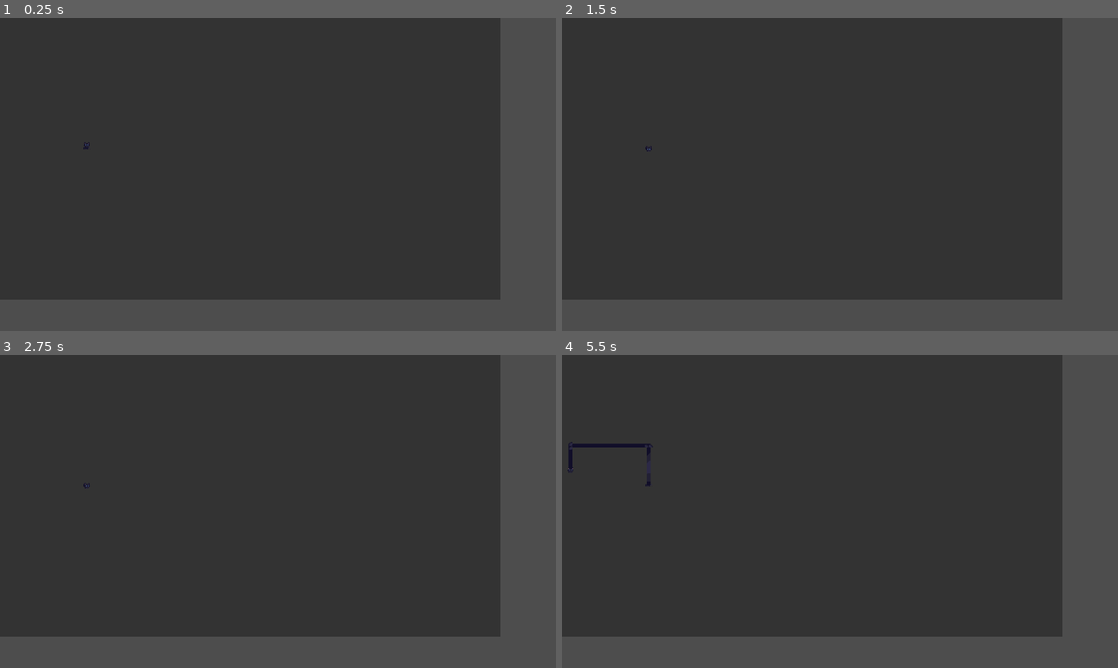
Above: before the commit, frames 1-4 (two rows, left to right).
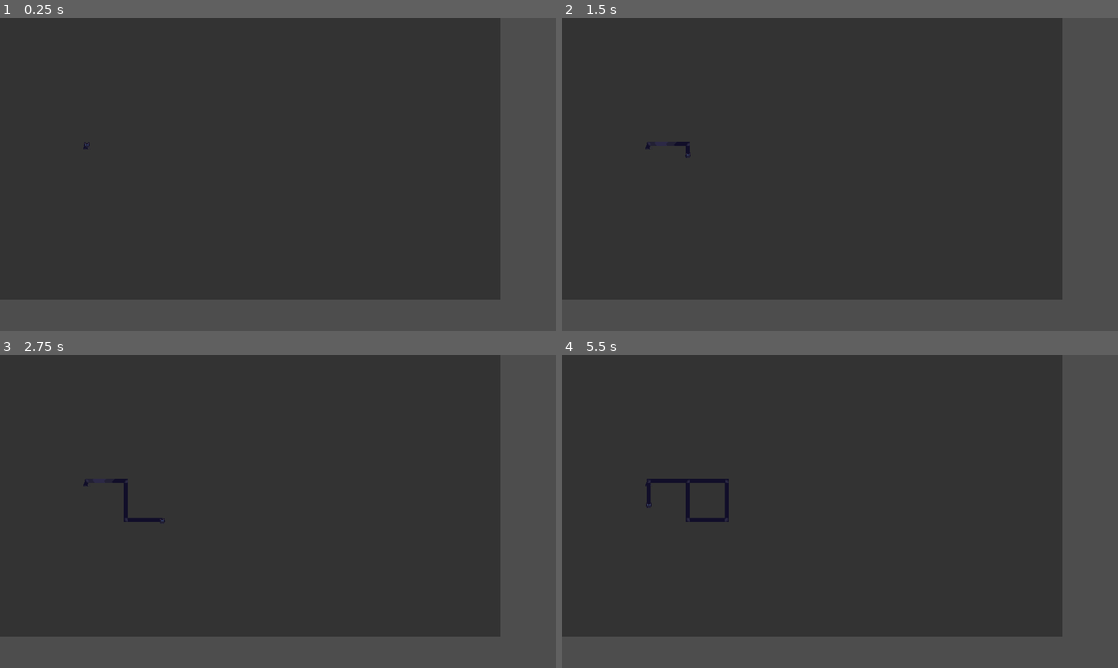
Above: after the commit, the same moments.

Repository: RecorderYvaine/loooong_cat
Game: Godot game, scene res://src/Main.tscn
Two runs of this game, one before a commit and one after it. Both use one fixed random seed, a clock stepped at 60 frames per second and the inputs below.
Inputs:
- Up to frame 1 (0.25 s): no input
- Up to frame 2 (1.5 s): tap Enter at 0.5 s; hold Right (ui_right) 0.53-1.28 s; tap Space at 1.25 s; hold Down (ui_down) from 1.28 s (still down)
- Up to frame 3 (2.75 s): tap Enter at 2 s; release Down (ui_down) at 2.03 s; hold Right (ui_right) from 2.03 s (still down)
- Up to frame 4 (5.5 s): tap Space at 2.75, 4.25 s; release Right (ui_right) at 2.78 s; hold Up (ui_up) 2.78-3.53 s; tap Enter at 3.5 s; hold Left (ui_left) 3.53-5.03 s; hold Down (ui_down) from 5.03 s (still down)

The runs differ from the first frame. In frame 1, less than 0.1% of the frame differs, in the area x 15-16%, y 41-42%; in frame 2, less than 0.1%; in frame 3, 0.2%; in frame 4, 0.7%, in the area x 1-30%, y 27-54%.

Commit message:
fix: adjust turn animation frames, bottom body attachment, and retract snap logic

Diff:
--- a/src/cat/LongCat.gd
+++ b/src/cat/LongCat.gd
@@ -2,7 +2,7 @@
 class_name LongCat
 
 @export var speed: float = 120.0
-const MIN_TURN_DIST: float = 16.0
+const MIN_TURN_DIST: float = 9.0
 
 var path: Array[Vector2] = []
 var current_dir: Vector2 = Vector2.UP
@@ -61,8 +61,10 @@
 
         # Are we retracting past the previous corner?
         if path.size() > 2:
+            var dist_to_prev = path[-1].distance_to(path[-2])
             # (head_pos - prev_pos) dot seg_dir <= 0 means we've crossed prev_pos
-            if (path[-1] - path[-2]).dot(seg_dir) <= 0:
+            # Also snap if we are very close to it (e.g., within 3 pixels)
+            if (path[-1] - path[-2]).dot(seg_dir) <= 0 or dist_to_prev < 3.0:
                 # We reached the corner. Remove it!
                 path.pop_back()
                 path[-1] = prev_pos
@@ -89,6 +91,7 @@
             var turn_sprite = Sprite2D.new()
             turn_sprite.texture = turn_tex
             turn_sprite.hframes = 7
+            turn_sprite.vframes = 2
             turn_sprite.position = head_pos
             turn_sprite.rotation = input_dir.angle() - (PI/2) # adjust rotation as needed
             turn_segments.add_child(turn_sprite)
@@ -115,8 +118,11 @@
 
     # Update Middle Line
     middle_line.clear_points()
-    for p in path:
-        middle_line.add_point(p)
+    # Path[0] is the bottom base. We offset the line starting point to the left side of the bottom base.
+    var base_pos = path[0] + Vector2(-3.0, 0.0) # offset left a bit for tail connection
+    middle_line.add_point(base_pos)
+    for i in range(1, path.size()):
+        middle_line.add_point(path[i])
 
     # Bottom body position
     bottom_sprite.position = path[0]
